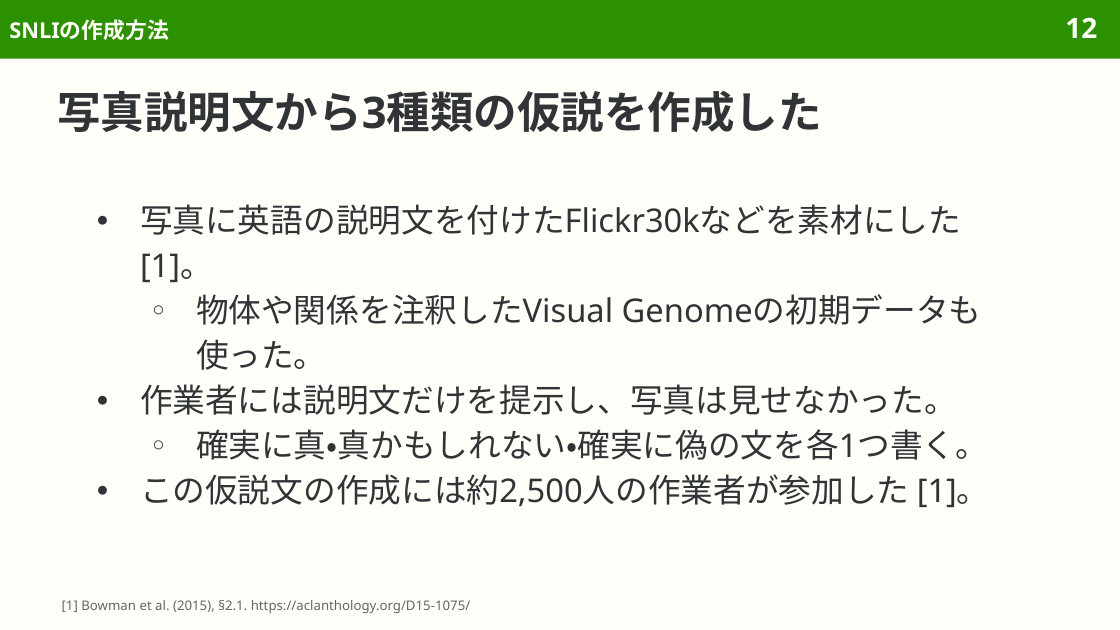
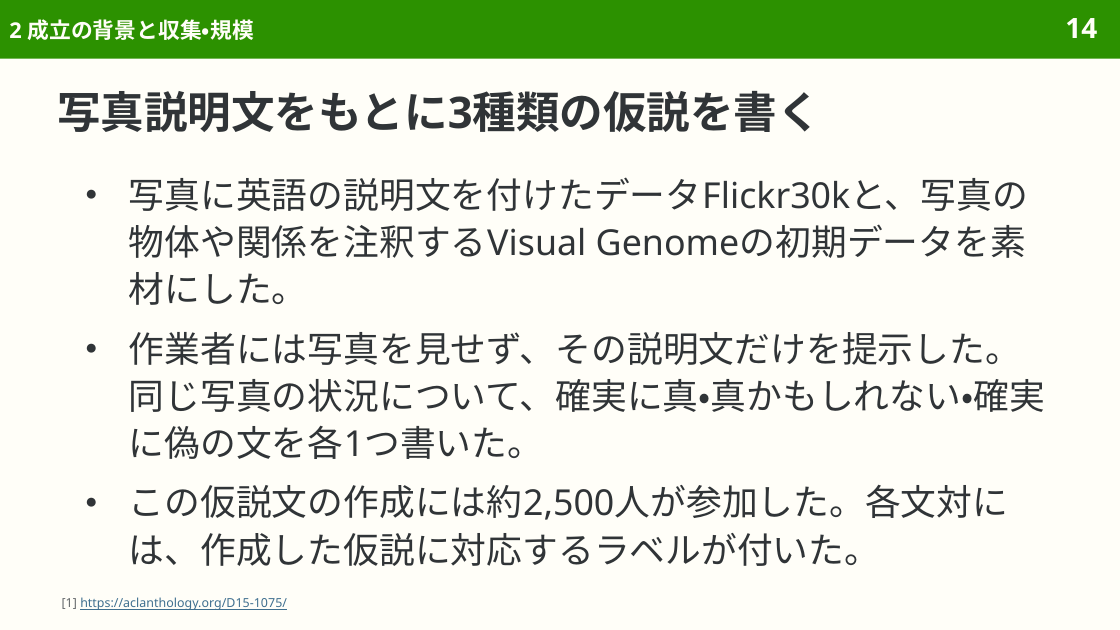
Before and after one commit to sasakiy84/datasets-in-10-minutes, a slide deck: slide 14 of slides/datasets-in-10-minutes-snli.pptx (slide 12 before the commit). Drawn at 1120x630 pixels with LibreOffice and Linux fonts; fonts in the diff are those of the drawing. Boxes give left, top, right and bottom in pixels: in the first picture for what was removed or moved away, otherwise in the second. Text is boxed around its words. In the diff, an @@ line names an element or a change of style, - is before the commit and + after.

```diff
--- a/slides/datasets-in-10-minutes-snli.pptx
+++ b/slides/datasets-in-10-minutes-snli.pptx
@@ title at [9,19,253,40]: text changed @@
-SNLIの作成方法
+2 成立の背景と収集・規模
@@ page number at [1065,18,1097,38]: text changed @@
-12
+14
@@ title at [57,91,820,132]: text changed @@
-写真説明文から3種類の仮説を作成した
+写真説明文をもとに3種類の仮説を書く
@@ text at [129,177,1045,566]: text changed; size 21 to 23 pt @@
-● 写真に英語の説明文を付けたFlickr30kなどを素材にした [1]。
-  ○ 物体や関係を注釈したVisual Genomeの初期データも使った。
-● 作業者には説明文だけを提示し、写真は見せなかった。
-  ○ 確実に真・真かもしれない・確実に偽の文を各1つ書く。
-● この仮説文の作成には約2,500人の作業者が参加した [1]。
+● 写真に英語の説明文を付けたデータFlickr30kと、写真の物体や関係を注釈するVisual Genomeの初期データを素材にした。
+● 作業者には写真を見せず、その説明文だけを提示した。同じ写真の状況について、確実に真・真かもしれない・確実に偽の文を各1つ書いた。
+● この仮説文の作成には約2,500人が参加した。各文対には、作成した仮説に対応するラベルが付いた。
@@ text at [62,597,287,610]: text changed; size 8.5 to 8 pt; text colour #626669 to #3F6F8F @@
-[1] Bowman et al. (2015), §2.1. https://aclanthology.org/D15-1075/
+[1] https://aclanthology.org/D15-1075/
```
Also in this commit, not shown: 61 other slides changed, 11 slides added, 1 slide removed, 12 other files.
